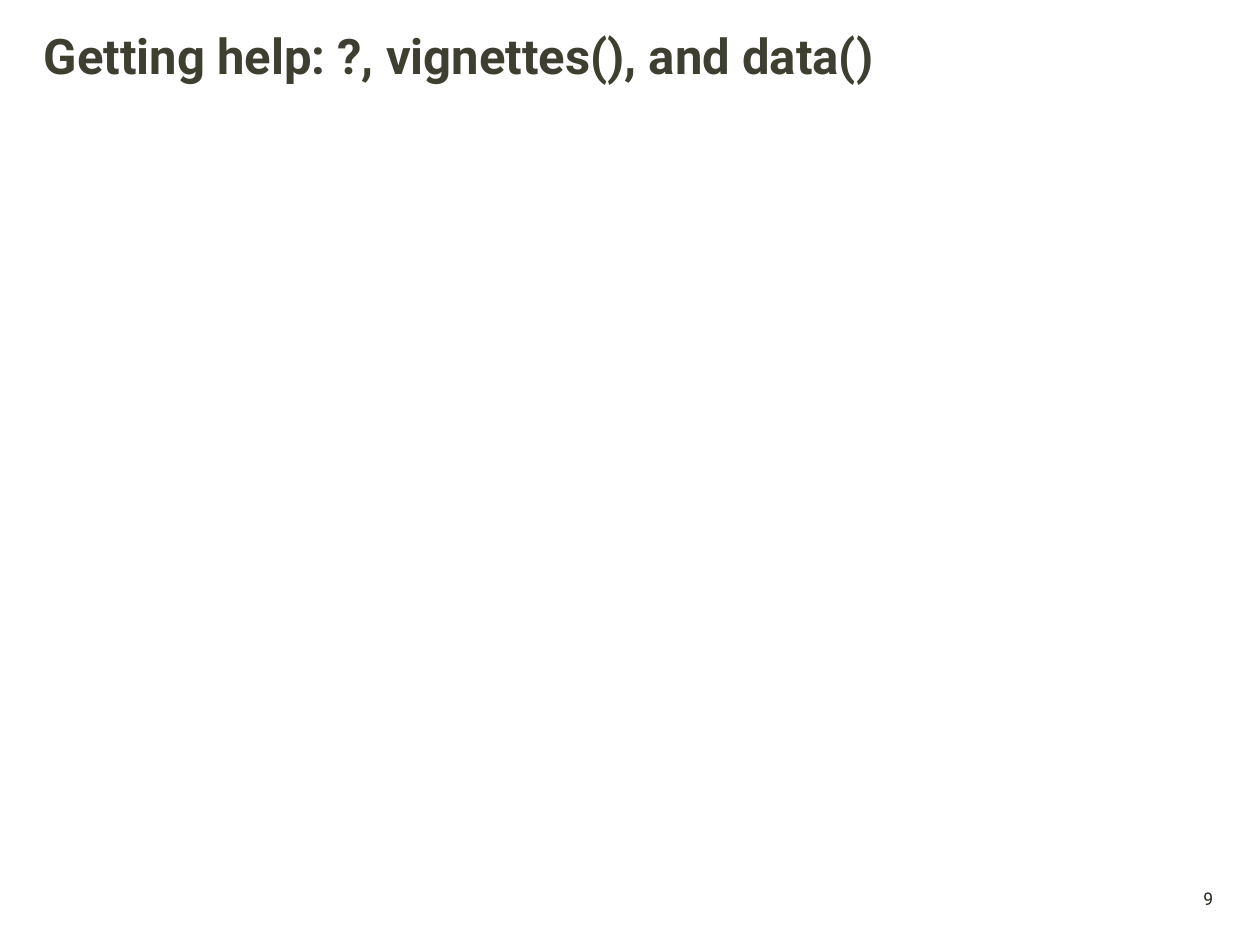
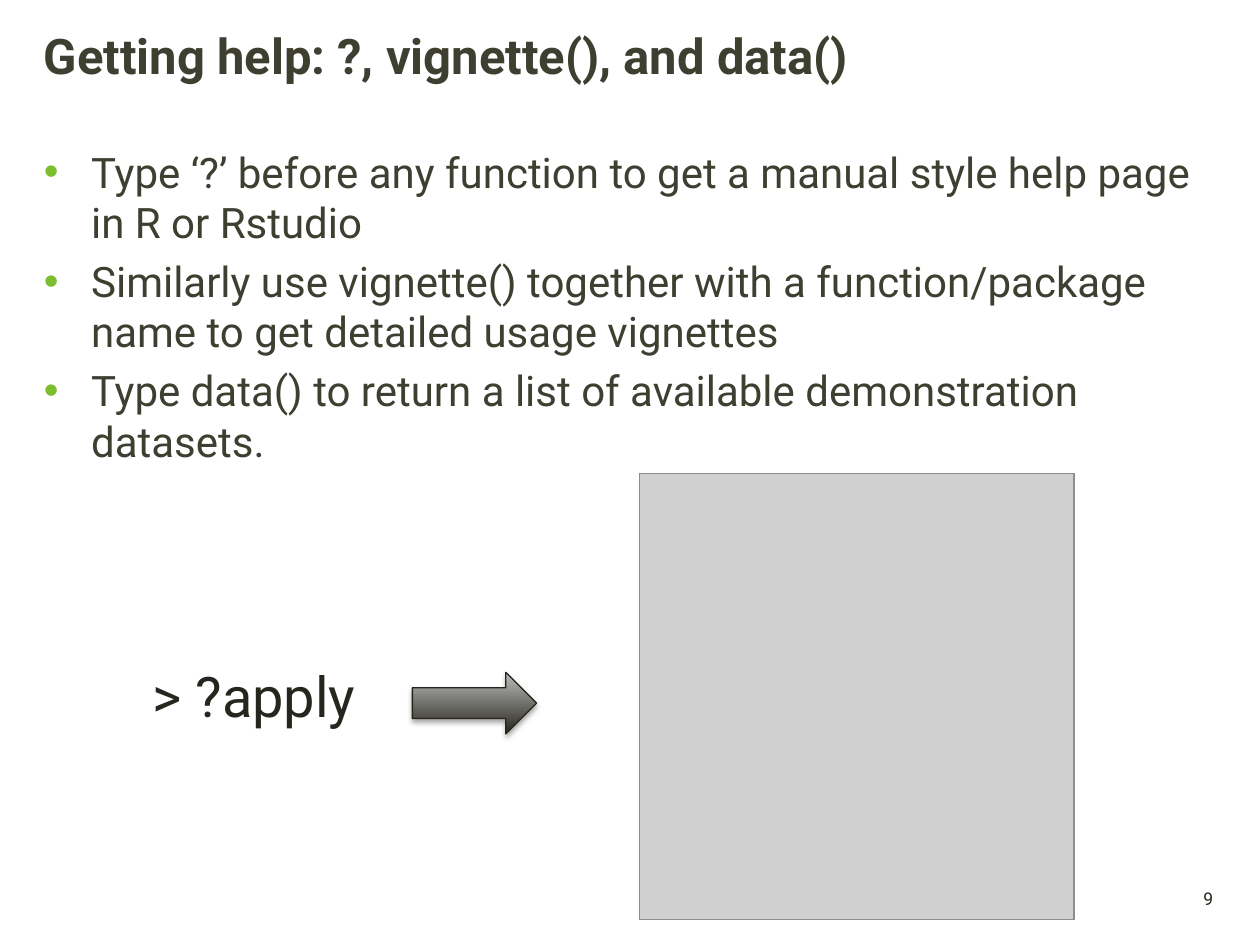
Before and after one commit to griffithlab/gen-viz-lectures, a slide deck: slide 9 of GenViz_Module2_Lecture.pptx. Drawn at 1260x945 pixels with LibreOffice and Linux fonts; fonts in the diff are those of the drawing; grey boxes stand for pictures; background and template pictures are left out. Boxes give left, top, right and bottom in pixels: in the first picture for what was removed or moved away, otherwise in the second. Text is boxed around its words. In the diff, an @@ line names an element or a change of style, - is before the commit and + after.

```diff
--- a/GenViz_Module2_Lecture.pptx
+++ b/GenViz_Module2_Lecture.pptx
@@ title at <box>44,35,848,85</box>: text changed @@
-Getting help: ?, vignettes(), and data()
+Getting help: ?, vignette(), and data()
@@ text added at <box>91,156,1190,458</box>, 24 pt, text #3F3F32 @@
+• Type ‘?’ before any function to get a manual style help page in R or Rstudio
+• Similarly use vignette() together with a function/package name to get detailed usage vignettes
+• Type data() to return a list of available demonstration datasets.
@@ picture added at <box>639,474,1074,920</box> @@
@@ text added at <box>196,675,356,729</box>, 32 pt, text #26261E @@
+> ?apply
@@ right arrow added at <box>412,673,537,735</box>, fill gradient #27271D to #BEBEBD, outline #25251D 0.75 pt @@
```
Also in this commit, not shown: 8 other slides changed, 9 slides added, 11 slides removed, 2 other files.
